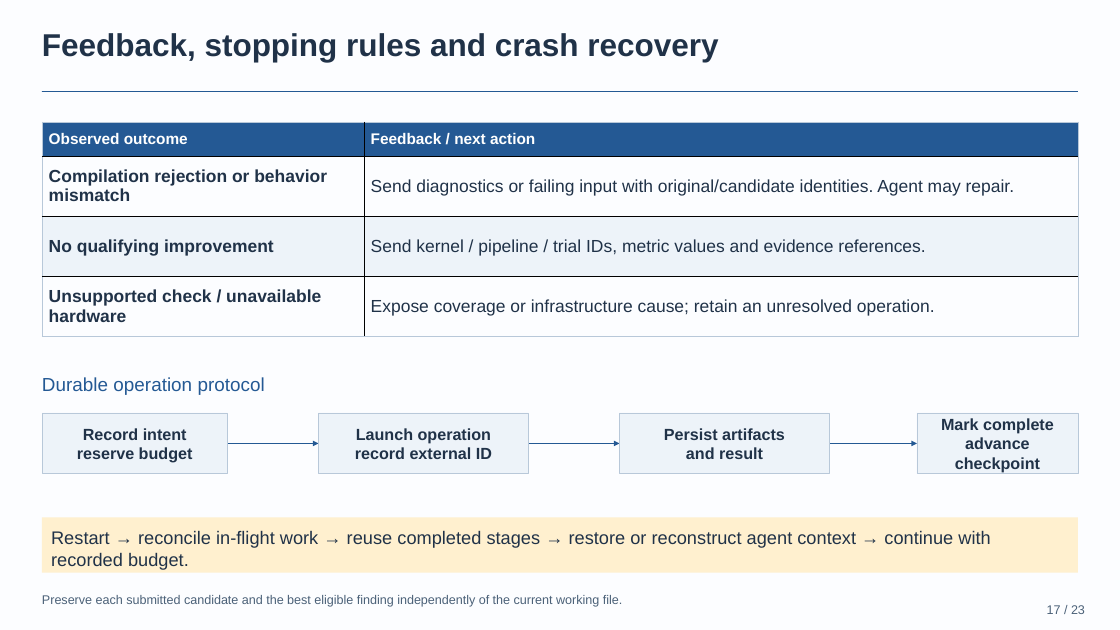
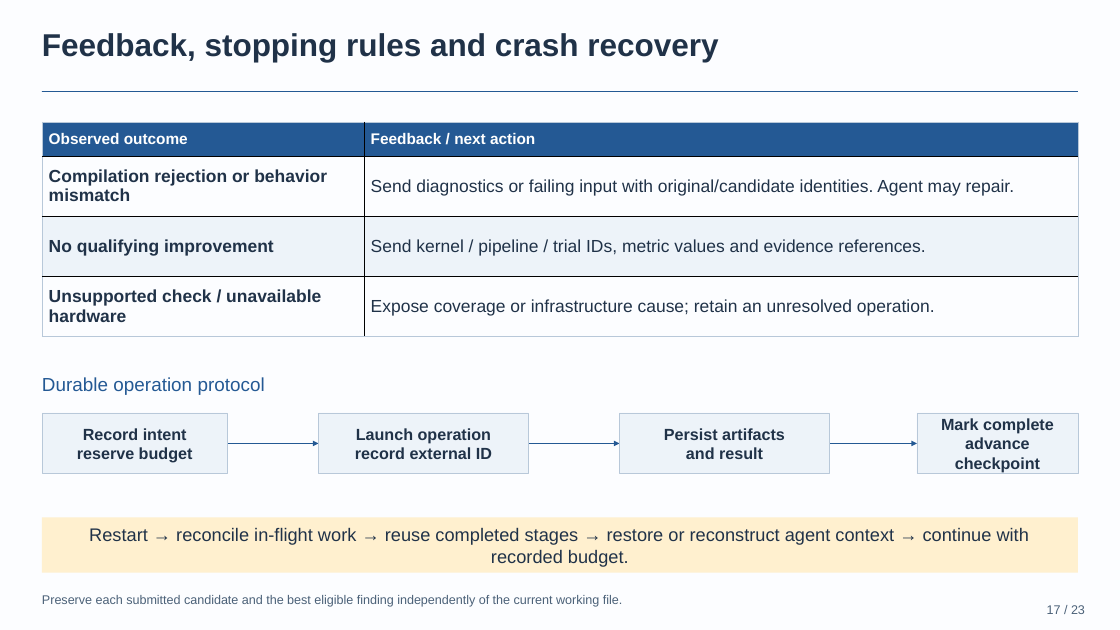
Before and after one commit to BonZirka/ascend-npu-optimization-research, a slide deck: slide 17 of output/ascend-optimization-pitch/ascend-optimization-technical.pptx. Drawn at 1120x630 pixels with LibreOffice and Linux fonts; fonts in the diff are those of the drawing. Boxes give left, top, right and bottom in pixels: in the first picture for what was removed or moved away, otherwise in the second. Text is boxed around its words. In the diff, an @@ line names an element or a change of style, - is before the commit and + after.

```diff
--- a/output/ascend-optimization-pitch/ascend-optimization-technical.pptx
+++ b/output/ascend-optimization-pitch/ascend-optimization-technical.pptx
@@ rectangle "Restart → reconcile in-flight work ..." at [42,517,1078,572]: alignment left to centre; vertical alignment top to middle @@
```
Also in this commit, not shown: 4 other slides changed, 3 other files.
